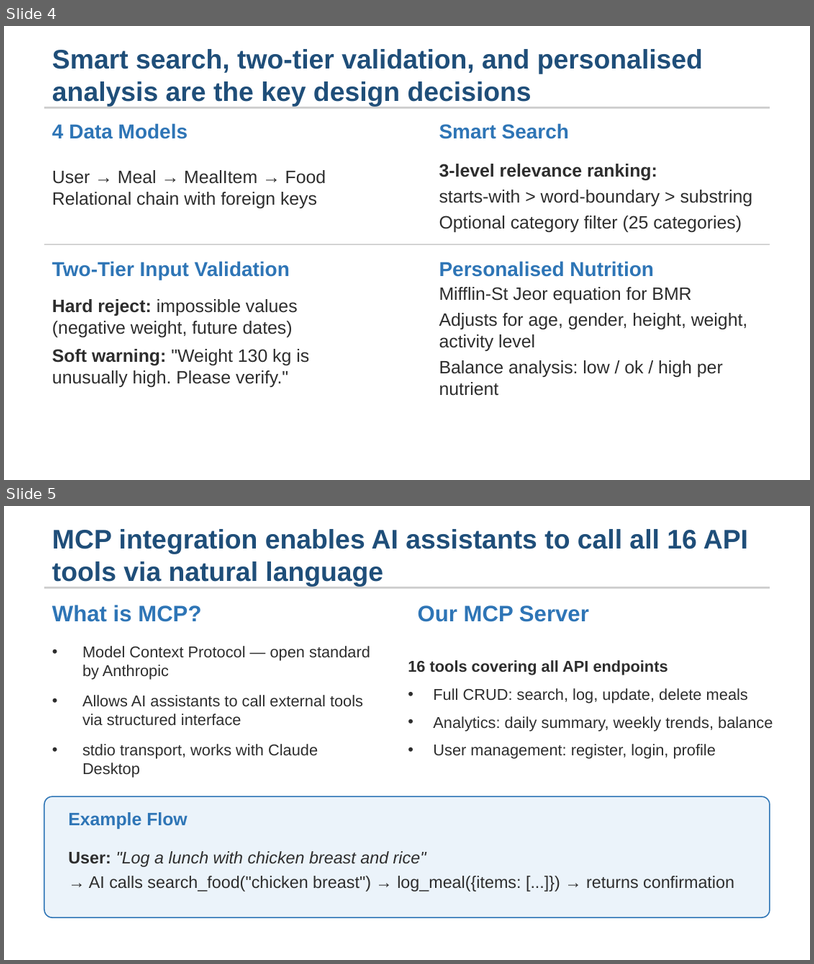
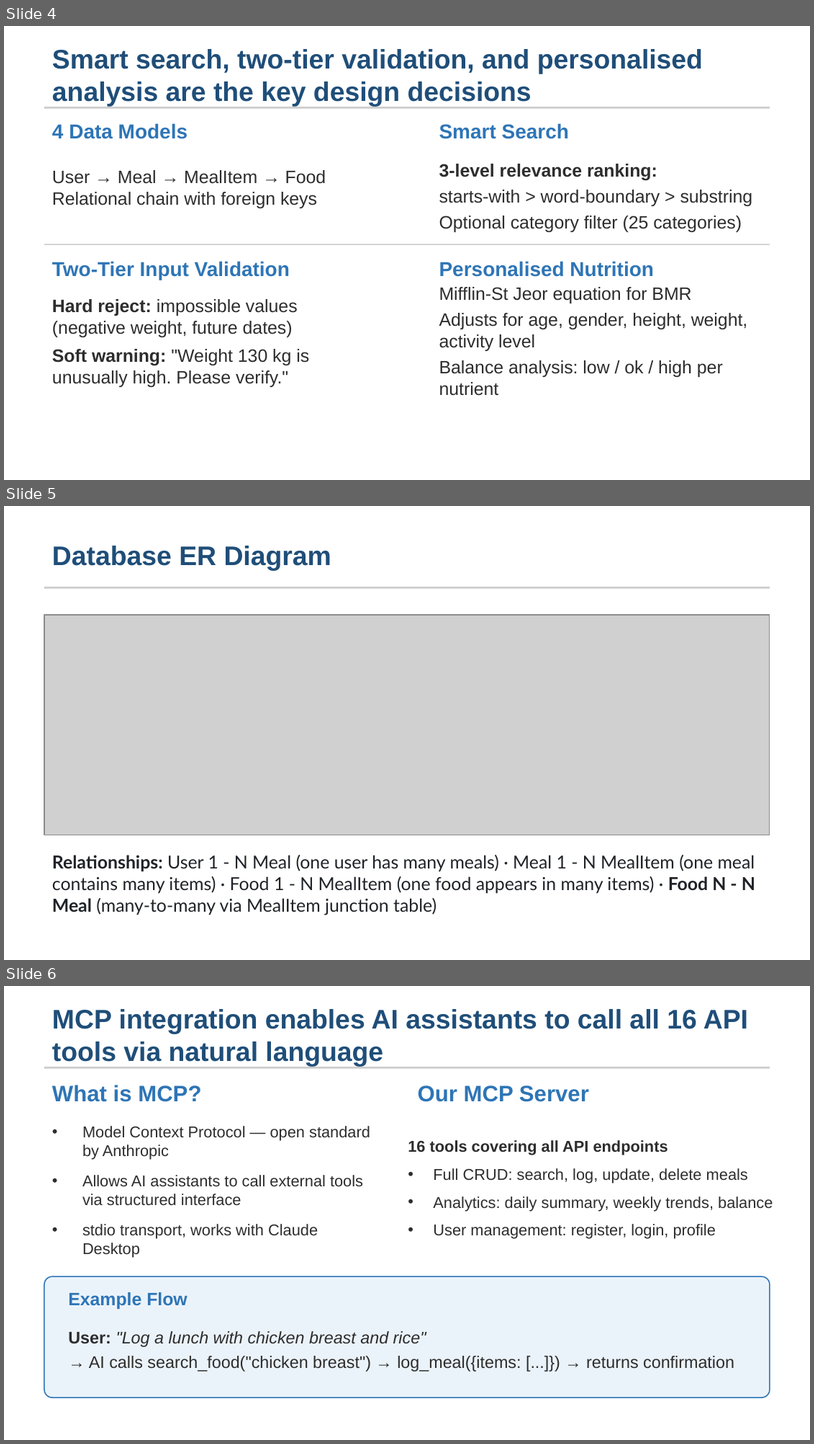
Before and after one commit to lcx-0504/Web-Service-and-Data-CW1, a slide deck: docs/presentation.pptx. Shown one above the other, each under a label of ours: slides 4 and 5 before the commit, slides 4, 5 and 6 after it. The pictures are 814x964 and 814x1444 pixels, drawn with LibreOffice and Linux fonts; fonts in the diff are those of the drawing; grey boxes stand for pictures. Boxes give left, top, right and bottom in pixels: in the first picture for what was removed or moved away, otherwise in the second. Text is boxed around its words. In the diff, an @@ line names an element or a change of style, - is before the commit and + after.

Commit message:
docs: finalize all deliverables — add ER diagram, test results, fix inconsistencies
- Add Links section to technical report (13 items covering all deliverables)
- Add ER diagram (Navicat) with N:N relationship annotations
- Add Testing Strategy, Data Source, and References sections to report
- Add test-results.txt (28 passed against PythonAnywhere)
- Add VCS + Deliverables slides to presentation (now 11 slides)
- Fix README: tool count 15→16, bcrypt version 4.0.1→4.2.1
- Fix .env.example: aiosqlite→sqlite driver
- Fix pyproject.toml: remove stale async dependencies
- Add GET / root endpoint and curl example to API docs
- Add ~$* to .gitignore for Office temp files
- Remove presentation.md (replaced by PPTX)

```diff
--- a/docs/presentation.pptx
+++ b/docs/presentation.pptx
@@ slide 5 added at bbox=[4, 506, 810, 960], background #FFFFFF @@
@@ text added at bbox=[52, 546, 332, 570], 24 pt, text #1F4E79, bold @@
+Database ER Diagram
@@ rectangle added at bbox=[44, 587, 770, 589], fill #CCCCCC @@
@@ picture added at bbox=[44, 615, 770, 835] @@
@@ text added at bbox=[52, 854, 756, 915], 16 pt, text #1F2328 @@
+Relationships: User 1 - N Meal (one user has many meals) · Meal 1 - N MealItem (one meal contains many items) · Food 1 - N MealItem (one food appears in many items) · Food N - N Meal (many-to-many via MealItem junction table)
@@ what was slide 5 is now slide 6 @@
```
Also in this commit, not shown: 2 slides changed, 2 other slides added, 12 other files.
